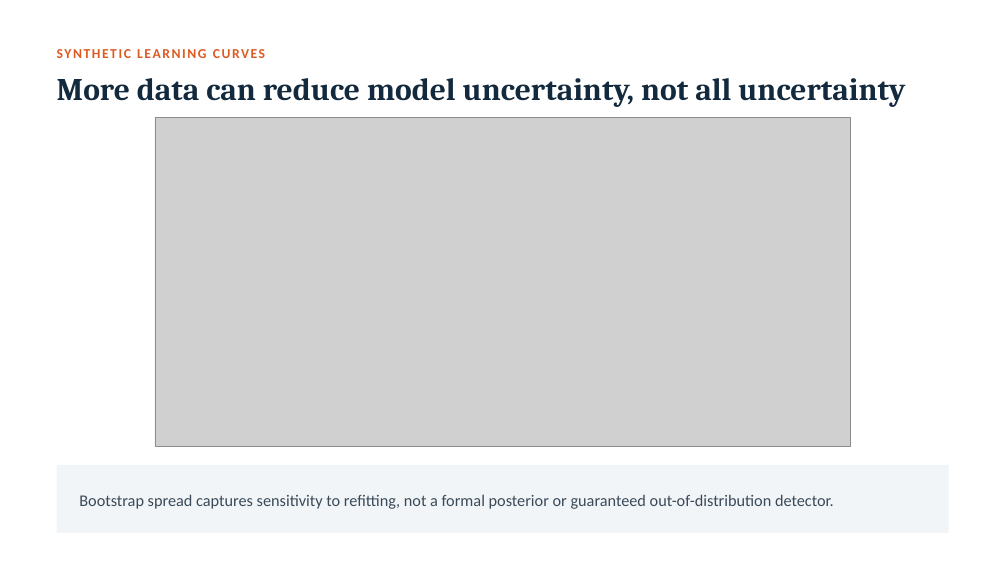
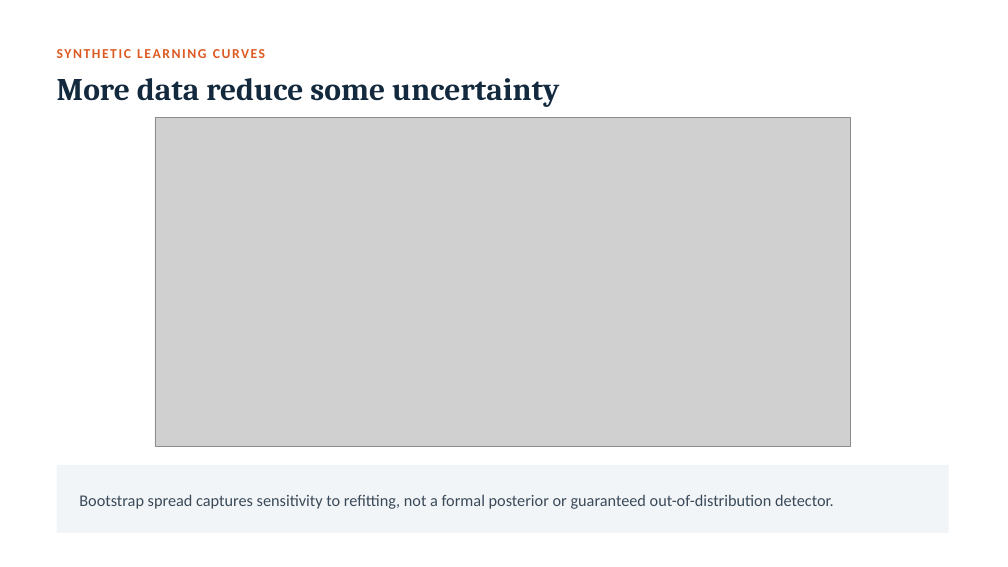
Before and after one commit to vafaei-ar/ai-uncertainty-2026-healthcare, a slide deck: slide 11 of slides/lecture_when_can_we_trust_clinical_ai.pptx. Drawn at 1008x567 pixels with LibreOffice and Linux fonts; fonts in the diff are those of the drawing; grey boxes stand for pictures. Boxes give left, top, right and bottom in pixels: in the first picture for what was removed or moved away, otherwise in the second. Text is boxed around its words. In the diff, an @@ line names an element or a change of style, - is before the commit and + after.

```diff
--- a/slides/lecture_when_can_we_trust_clinical_ai.pptx
+++ b/slides/lecture_when_can_we_trust_clinical_ai.pptx
@@ text at bbox=[57, 78, 559, 107]: text changed @@
-More data can reduce model uncertainty, not all uncertainty
+More data reduce some uncertainty
```
Also in this commit, not shown: 6 other slides changed, 5 other files.
